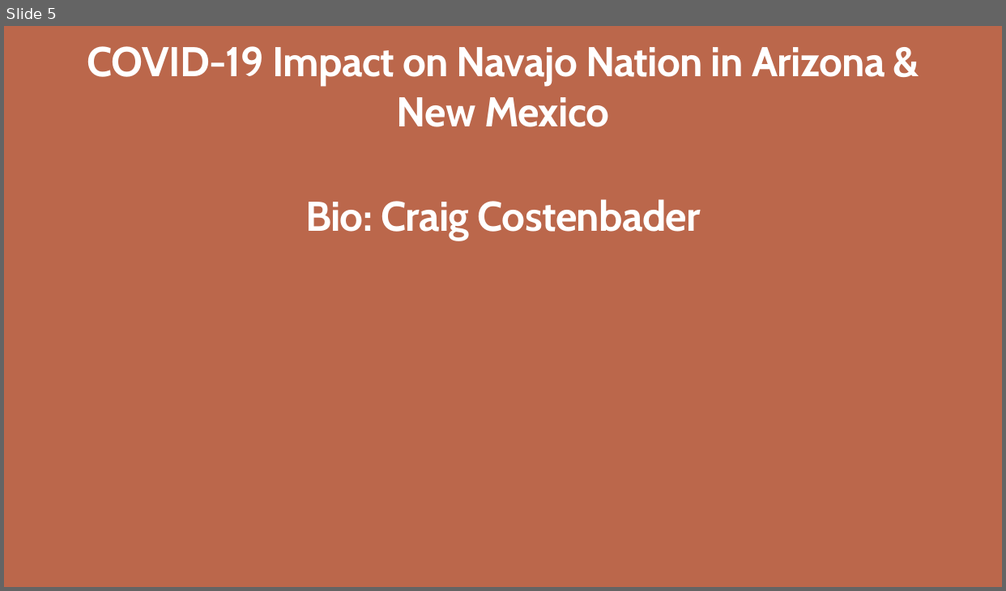
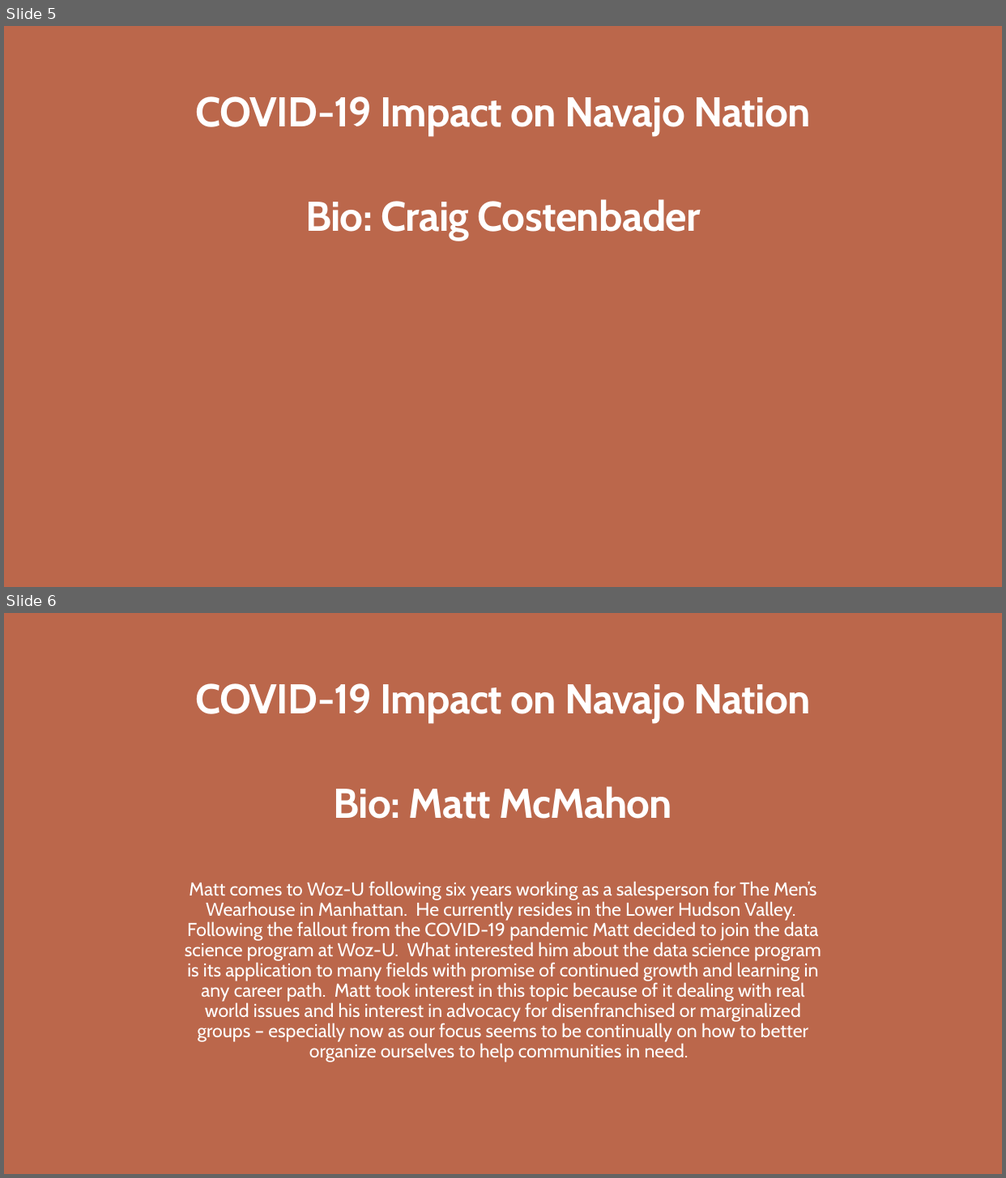
Before and after one commit to CCostenbader/Covid-19-effects-on-the-Navajo-Nation-Indian-Tribe, a slide deck: FinalPP.pptx. Shown one above the other, each under a label of ours: slide 5 before the commit, slides 5 and 6 after it. The pictures are 1006x591 and 1006x1178 pixels, drawn with LibreOffice and Linux fonts; fonts in the diff are those of the drawing; background and template pictures are left out. Boxes give left, top, right and bottom in pixels: in the first picture for what was removed or moved away, otherwise in the second. Text is boxed around its words. In the diff, an @@ line names an element or a change of style, - is before the commit and + after.

Commit message:
UPDATED FinalPP.pptx and STORAGE FILE FOR ALL PRESENTATION DATA

```diff
--- a/FinalPP.pptx
+++ b/FinalPP.pptx
@@ slide 6 added at (4, 613, 1002, 1174), background picture (left out) @@
@@ text added at (195, 683, 811, 722), 40 pt, text #FFFFFF, bold @@
+COVID-19 Impact on Navajo Nation
@@ title added at (334, 786, 672, 819), 40 pt, text #FFFFFF, bold @@
+Bio: Matt McMahon
@@ text added at (185, 881, 821, 1063), 18 pt, text #FFFFFF @@
+Matt comes to Woz-U following six years working as a salesperson for The Men’s Wearhouse in Manhattan. He currently resides in the Lower Hudson Valley. Following the fallout from the COVID-19 pandemic Matt decided to join the data science program at Woz-U. What interested him about the data science program is its application to many fields with promise of continued growth and learning in any career path. Matt took interest in this topic because of it dealing with real world issues and his interest in advocacy for disenfranchised or marginalized groups – especially now as our focus seems to be continually on how to better organize ourselves to help communities in need.
@@ slide 5 changed as well @@
@@ text at (195, 96, 811, 135): text changed @@
-COVID-19 Impact on Navajo Nation in Arizona & New Mexico
+COVID-19 Impact on Navajo Nation
```
Also in this commit, not shown: 20 other slides changed, 25 slides removed, 8 other files.
